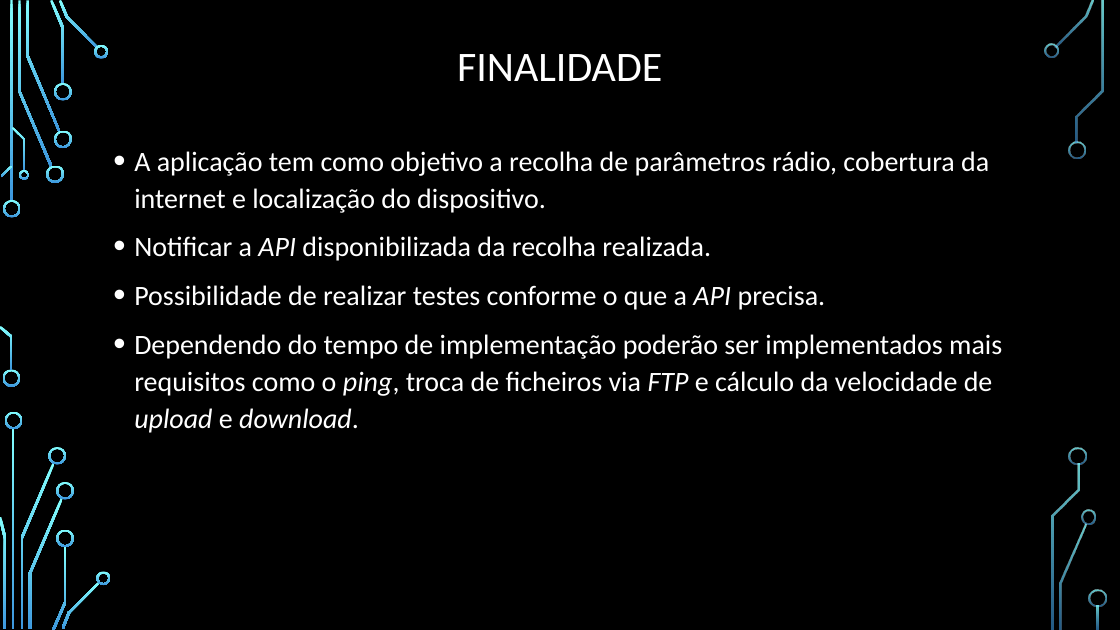
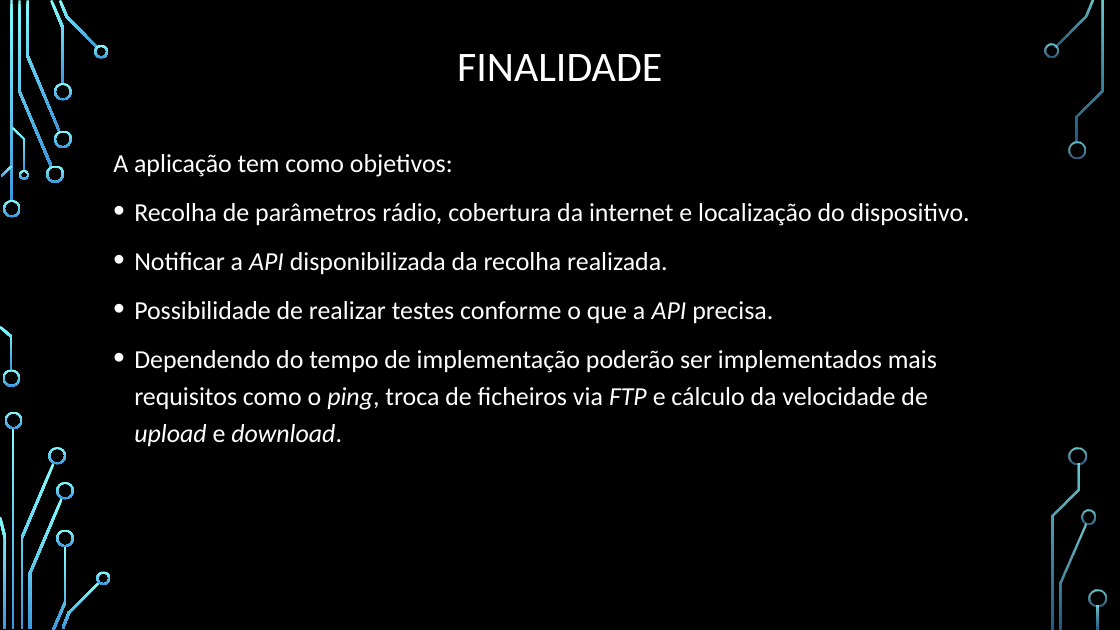
Before and after one commit to RicardoSilvaRCS/5G-QOS, a slide deck: slide 3 of Reports/Apresentação Progresso.pptx. Drawn at 1120x630 pixels with LibreOffice and Linux fonts; fonts in the diff are those of the drawing; background and template pictures are left out. Boxes give left, top, right and bottom in pixels: in the first picture for what was removed or moved away, otherwise in the second. Text is boxed around its words. In the diff, an @@ line names an element or a change of style, - is before the commit and + after.

```diff
--- a/Reports/Apresentação Progresso.pptx
+++ b/Reports/Apresentação Progresso.pptx
@@ text at [113,154,970,226]: text changed; size 24 to 22.2 pt @@
-• A aplicação tem como objetivo a recolha de parâmetros rádio, cobertura da internet e localização do dispositivo.
+A aplicação tem como objetivos:
+• Recolha de parâmetros rádio, cobertura da internet e localização do dispositivo.
@@ text at [134,252,937,447]: size 24 to 22.2 pt in "Notificar a API disponibilizada da recolha realizada.", "Possibilidade de realizar testes conforme o que ...", "Dependendo do tempo de implementação poderão ser ..."; line spacing 1.1 to 1.2 @@
```
Also in this commit, not shown: 5 other slides changed, 7 other files.
